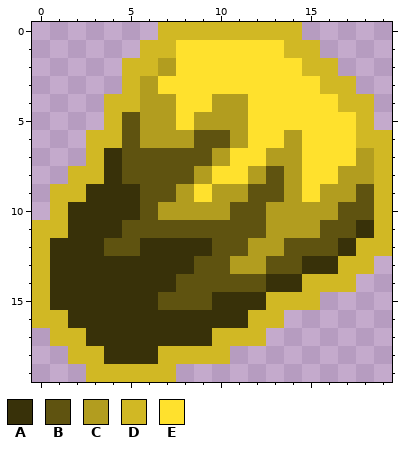
Pixel-art sprite -- Assets/Assets/Sprites/Gameplay/Obstacles/Asteroids/Asteroid2Y.png. Above, as it was before the edit.
The file is 20x20 pixels.
Palette (. is transparent): A #383109  B #5f5310  C #b29d1f  D #d1b824  E #ffe12d
New version:
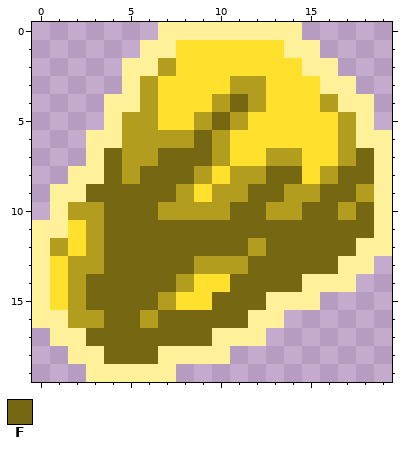
Colours new in this view: F #766712
From the commit log: new asteroids glowy bois
Edits made:
@@ palette @@
-D #d1b824
+D #fff09a
@@ x 0..19 @@
  2 .....DDCEEEEEEEDD...
- 3 .....DCEEEEEEEEEDD..
- 4 ....DDCCEECCEEEEEDD.
- 5 ....DBCCECCCEEEEEED.
- 6 ...DDBCCCBBCEECEEEDD
- 7 ...DABBBBBCEECCEEECD
- 8 ..DDABBBBCEECBCEECCD
- 9 .DDAAABBCECCBBCECCBD
-10 .DAAAABCCCCBBCCCCBBD
-11 DDAAABBBBBBBBCCCBBAD
-12 DAAABBAAAABBCCBBBADD
-13 DAAAAAAAABBCCBBAADD.
-14 DAAAAAAABBBBBAADDD..
-15 DAAAAAABBBAAADDD....
-16 DDAAAAAAAAAADD......
-17 .DDAAAAAAADDD.......
-18 ..DDAAADDDD.........
+ 3 .....DCEEEECCEEEDD..
+ 4 ....DDCEEECFCEEECDD.
+ 5 ....DCCEECFCEEEEECD.
+ 6 ...DDCCCCFCEEEEEECDD
+ 7 ...DFCCFFFCEECCEECFD
+ 8 ..DDFCFFFCECCFFECFFD
+ 9 .DDFFFFFCECCFFCCFFCD
+10 .DCCFFFCCCCFFCCFFCFD
+11 DDECFFFFFFFFFFFFFFFD
+12 DCECFFFFFFFFCFFFFFDD
+13 DECCFFFFFCCCFFFFFDD.
+14 DECFFFFFCEEFFFFDDD..
+15 DECFFFFCEEFFFDDD....
+16 DDCCFFCFFFFFDD......
+17 .DDFFFFFFFDDD.......
+18 ..DDFFFDDDD.........
 19 ...DDDDD............
